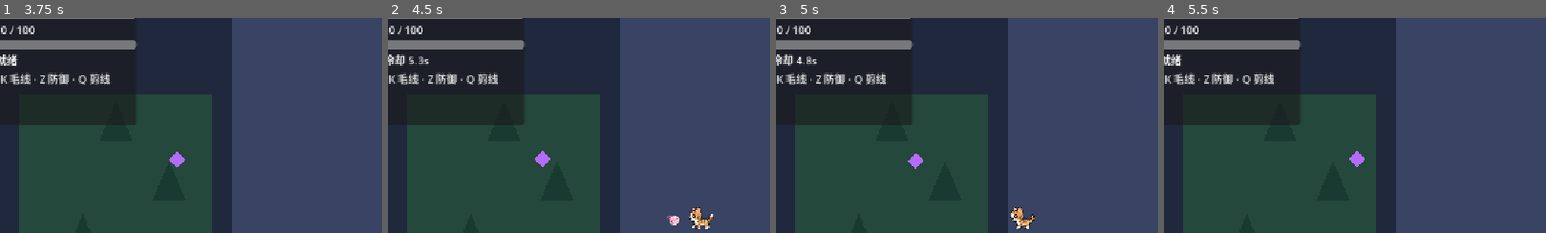
Above: before the commit, frames 1-4 (left to right).
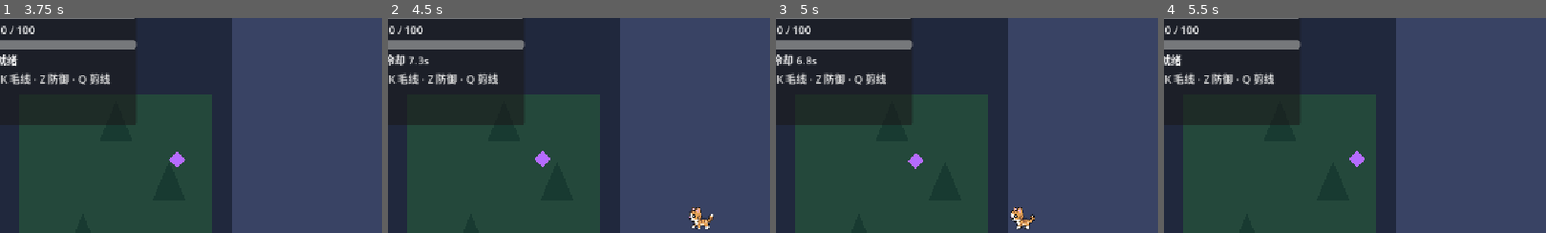
Above: after the commit, the same moments.

Repository: Kysuke727/pixelcat
Game: Godot game, scene res://scenes/combat_v3_test.tscn
The game is run twice, just before and just after one commit, with the same random seed, the same clock (stepped at 60 frames per second) and the same inputs. This scene is started directly instead of the project's main scene.
Inputs (mouse positions are % of the whole screen's width and height, from its top left):
- Up to frame 1 (3.75 s): tap Enter at 0.5 s; move the mouse to (72, 45) at 0.52 s; hold D (move_right) 0.53-1.28 s; hold Z (defend) 0.53-1.28 s; click (72, 45) at 0.67 s; move the mouse to (30, 55) at 1.27 s; hold S (move_down) 1.28-2.03 s; tap Shift (dodge) at 1.35 s; move the mouse to (60, 28) at 2.02 s; hold D (move_right) 2.03-2.78 s; tap E (interact) at 2.1 s; move the mouse to (45, 70) at 2.77 s; hold W (move_up) 2.78-3.53 s; tap J (melee_attack) at 2.85 s; click (45, 70) at 2.92 s; move the mouse to (80, 65) at 3.52 s; hold A (move_left) from 3.53 s (still down); tap K (ranged_attack) at 3.6 s
- Up to frame 2 (4.5 s): keep holding A (move_left); move the mouse to (20, 35) at 4.27 s; tap Q (yarn_cut) at 4.35 s
- Up to frame 3 (5 s): keep holding A (move_left)
- Up to frame 4 (5.5 s): move the mouse to (55, 50) at 5.02 s; release A (move_left) at 5.03 s; hold S (move_down) from 5.03 s (still down); tap N at 5.1 s; click (55, 50) at 5.17 s
The pictures show only the part of the screen within x 0-50%, y 10-60%; the shares and areas given below are measured in that part.

Frame 1 is identical in both runs. In frame 2, 0.1% of the frame differs, in the area x 5-77%, y 17-97%; in frame 3, less than 0.1%; in frame 4, nothing differs.

Commit message:
Implement V3.1 yarn system phase 03

Diff:
--- a/scripts/player_combat.gd
+++ b/scripts/player_combat.gd
@@ -25,25 +25,31 @@
 @export_category("Ranged")
 @export var projectile_scene: PackedScene
 @export var ranged_damage: int = 1
-@export var ranged_cooldown: float = 6.0
+@export var ranged_cooldown: float = 8.0
 @export var ranged_duration: float = 0.30
 @export var ranged_windup: float = 0.12
 @export var projectile_speed: float = 220.0
-@export var projectile_range: float = 220.0
+@export var projectile_range: float = 160.0
 @export var ranged_movement_multiplier: float = 0.8
 
 @export_category("Yarn Connection")
 @export var yarn_slow_multiplier: float = 0.5
 @export var yarn_slow_duration: float = 3.0
-@export var yarn_bind_duration: float = 2.0
+@export var yarn_bind_duration: float = 1.5
 @export var yarn_connection_duration: float = 10.0
-@export var yarn_maximum_length: float = 500.0
+@export var yarn_maximum_length: float = 0.0 # 0 = unlimited connection length
 @export var yarn_sample_distance: float = 6.0
-@export var yarn_closure_distance: float = 18.0
+@export_range(180.0, 360.0) var yarn_required_loop_angle_degrees: float = 270.0
+@export var yarn_minimum_loop_radius: float = 24.0
 @export var yarn_minimum_loop_perimeter: float = 120.0
 @export var yarn_minimum_loop_area: float = 450.0
 @export var yarn_maximum_samples: int = 384
 @export var yarn_cut_cooldown_reduction: float = 1.5
+@export_category("Yarn Skill Interface — Stage 04 can set these bonuses")
+@export_range(0.0, 0.3, 0.01) var yarn_skill_slow_reduction_bonus: float = 0.0
+@export_range(0.0, 5.0, 0.1) var yarn_skill_connection_duration_bonus: float = 0.0
+@export_range(0.0, 1.0, 0.05) var yarn_skill_bind_duration_bonus: float = 0.0
+@export_range(0.0, 30.0, 1.0) var yarn_skill_loop_angle_reduction: float = 0.0
 
 var action_state: int = ActionState.IDLE
 var action_time: float = 0.0
@@ -297,14 +303,16 @@
 	):
 		return false
 	var connection = YARN_CONNECTION_SCENE.instantiate()
+	var slow_reduction := clampf(1.0 - yarn_slow_multiplier + yarn_skill_slow_reduction_bonus, 0.0, 0.8)
 	connection.configure(player, target, self, {
-		"slow_multiplier": yarn_slow_multiplier,
+		"slow_multiplier": 1.0 - slow_reduction,
 		"slow_duration": yarn_slow_duration,
-		"bind_duration": yarn_bind_duration,
-		"maximum_duration": yarn_connection_duration,
+		"bind_duration": minf(yarn_bind_duration + yarn_skill_bind_duration_bonus, 2.5),
+		"maximum_duration": minf(yarn_connection_duration + yarn_skill_connection_duration_bonus, 15.0),
 		"maximum_length": yarn_maximum_length,
 		"sample_distance": yarn_sample_distance,
-		"closure_distance": yarn_closure_distance,
+		"required_loop_angle_degrees": maxf(yarn_required_loop_angle_degrees - yarn_skill_loop_angle_reduction, 240.0),
+		"minimum_loop_radius": yarn_minimum_loop_radius,
 		"minimum_loop_perimeter": yarn_minimum_loop_perimeter,
 		"minimum_loop_area": yarn_minimum_loop_area,
 		"maximum_samples": yarn_maximum_samples,
--- a/scripts/yarn_connection.gd
+++ b/scripts/yarn_connection.gd
@@ -3,11 +3,12 @@
 
 @export var slow_multiplier: float = 0.5
 @export var slow_duration: float = 3.0
-@export var bind_duration: float = 2.0
+@export var bind_duration: float = 1.5
 @export var maximum_duration: float = 10.0
-@export var maximum_length: float = 500.0
+@export var maximum_length: float = 0.0 # 0 = no connection-length limit
 @export var sample_distance: float = 6.0
-@export var closure_distance: float = 18.0
+@export_range(180.0, 360.0) var required_loop_angle_degrees: float = 270.0
+@export var minimum_loop_radius: float = 24.0
 @export var minimum_loop_perimeter: float = 120.0
 @export var minimum_loop_area: float = 450.0
 @export var maximum_samples: int = 384
@@ -19,6 +20,7 @@
 var lifetime_left: float
 var trail_points: Array[Vector2] = []
 var trail_length: float = 0.0
+var accumulated_loop_angle: float = 0.0
 var loop_bound: bool = false
 var cut_reward_claimed: bool = false
 var finished: bool = false
@@ -61,7 +63,7 @@
 		_finish()
 		return
 	lifetime_left = maxf(lifetime_left - delta, 0.0)
-	if lifetime_left <= 0.0 or player.global_position.distance_to(target.global_position) > maximum_length:
+	if lifetime_left <= 0.0 or (maximum_length > 0.0 and player.global_position.distance_to(target.global_position) > maximum_length):
 		_finish()
 		return
 	if not _has_clear_line_of_sight():
@@ -83,6 +85,10 @@
 		return
 	trail_length += segment_length
 	trail_points.append(current)
+	var previous_offset := previous - target.global_position
+	var current_offset := current - target.global_position
+	if previous_offset.length() >= minimum_loop_radius and current_offset.length() >= minimum_loop_radius:
+		accumulated_loop_angle += rad_to_deg(previous_offset.angle_to(current_offset))
 	_simplify_last_points()
 	while trail_points.size() > maxi(maximum_samples, 3):
 		trail_points.remove_at(1)
@@ -109,8 +115,7 @@
 func _try_close_loop() -> void:
 	if loop_bound or trail_points.size() < 4 or trail_length < minimum_loop_perimeter:
 		return
-	var current := player.global_position
-	if current.distance_to(trail_points.front()) > closure_distance:
+	if absf(accumulated_loop_angle) < required_loop_angle_degrees:
 		return
 	var polygon := PackedVector2Array(trail_points)
 	if absf(_signed_polygon_area(polygon)) < minimum_loop_area:
@@ -118,8 +123,11 @@
 	if not Geometry2D.is_point_in_polygon(target.global_position, polygon):
 		return
 	loop_bound = true
-	if target.has_method("apply_yarn_bind"):
-		target.apply_yarn_bind(bind_duration)
+	for enemy in get_tree().get_nodes_in_group("enemies"):
+		if not is_instance_valid(enemy) or not enemy.has_method("apply_yarn_bind"):
+			continue
+		if Geometry2D.is_point_in_polygon(enemy.global_position, polygon):
+			enemy.apply_yarn_bind(bind_duration)
 
 
 func _signed_polygon_area(polygon: PackedVector2Array) -> float:
--- a/tests/combat_v3_phase_c.gd
+++ b/tests/combat_v3_phase_c.gd
@@ -18,7 +18,8 @@
 	player.set_process(false)
 	player.global_position = Vector2(100.0, 300.0)
 	combat.set_process(false)
-	combat.ranged_cooldown = 6.0
+	combat.ranged_cooldown = 8.0
+	_check(is_equal_approx(combat.projectile_range, 160.0), "yarn projectile uses its 160-pixel launch range")
 	combat.facing = Vector2.RIGHT
 	for existing_enemy in get_nodes_in_group("enemies"):
 		existing_enemy.set_physics_process(false)
@@ -26,7 +27,7 @@
 
 	var target_a := _spawn_slime(night_scene, Vector2(190.0, 300.0))
 	combat._spawn_projectile()
-	_check(is_equal_approx(combat.ranged_cooldown_left, 6.0), "yarn cooldown starts when the projectile launches")
+	_check(is_equal_approx(combat.ranged_cooldown_left, 8.0), "yarn cooldown starts at the configured 8 seconds when launched")
 	_check(combat.yarn_projectile_in_flight, "firing marks one projectile in flight")
 	for _frame in range(40):
 		if not combat.yarn_projectile_in_flight:
@@ -53,8 +54,20 @@
 	player.global_position = Vector2(100.0, 300.0)
 
 	var target_b := _spawn_slime(night_scene, Vector2(260.0, 300.0))
+	combat.yarn_skill_slow_reduction_bonus = 0.3
+	combat.yarn_skill_connection_duration_bonus = 5.0
+	combat.yarn_skill_bind_duration_bonus = 1.0
+	combat.yarn_skill_loop_angle_reduction = 30.0
 	_check(combat.on_yarn_hit(target_b), "a second successful hit can establish another connection")
 	var connection_b: Node2D = combat.active_yarn_connections[1]
+	_check(is_equal_approx(connection_b.slow_multiplier, 0.2), "skill interface caps slow at 80 percent")
+	_check(is_equal_approx(connection_b.maximum_duration, 15.0), "skill interface caps connection duration at 15 seconds")
+	_check(is_equal_approx(connection_b.bind_duration, 2.5), "skill interface caps bind at 2.5 seconds")
+	_check(is_equal_approx(connection_b.required_loop_angle_degrees, 240.0), "skill interface lowers the loop requirement to 240 degrees")
+	combat.yarn_skill_slow_reduction_bonus = 0.0
+	combat.yarn_skill_connection_duration_bonus = 0.0
+	combat.yarn_skill_bind_duration_bonus = 0.0
+	combat.yarn_skill_loop_angle_reduction = 0.0
 	target_a.apply_yarn_bind(2.0)
 	combat.ranged_cooldown_left = 4.0
 	combat._cut_all_yarn_connections()
@@ -66,14 +79,19 @@
 	_check(is_equal_approx(combat.ranged_cooldown_left, 1.0), "duplicate cut cannot reduce cooldown again")
 
 	var loop_target := _spawn_slime(night_scene, Vector2(500.0, 350.0))
+	var group_target := _spawn_slime(night_scene, loop_target.global_position + Vector2(0.0, 12.0))
 	player.global_position = loop_target.global_position + Vector2(60.0, 0.0)
 	var loop_connection := _create_connection(combat, player, loop_target)
 	for index in range(1, 25):
 		var angle := TAU * float(index) / 24.0
 		player.global_position = loop_target.global_position + Vector2.from_angle(angle) * 60.0
 		loop_connection._process(1.0 / 60.0)
+		if index == 16:
+			_check(not loop_connection.loop_bound, "240 degrees does not meet the base 270-degree loop requirement")
+		if index == 18:
+			_check(loop_connection.loop_bound, "270 degrees of actual movement closes the loop")
 	_check(loop_connection.loop_bound, "closed polygon around the target is recognized")
-	_check(loop_target.bind_time_left >= combat.yarn_bind_duration, "valid loop binds the slime for 2 seconds")
+	_check(loop_target.bind_time_left >= combat.yarn_bind_duration, "valid loop applies the configured 1.5 second bind")
 	_check(loop_connection.trail_points.size() <= loop_connection.maximum_samples, "trail sample storage stays bounded")
 	loop_target.apply_yarn_slow(3.0, 0.5)
 	loop_connection.cut_by_player()
@@ -83,6 +101,7 @@
 	loop_target._physics_process(0.06)
 	_check(is_equal_approx(loop_target.slow_multiplier, 1.0), "slow effect restores normal speed after its timer")
 
+	_check(group_target.bind_time_left >= combat.yarn_bind_duration, "loop binds every eligible enemy inside its closed region")
 	var outside_target := _spawn_slime(night_scene, Vector2(250.0, 350.0))
 	var outside_center := Vector2(250.0, 500.0)
 	player.global_position = outside_center + Vector2(60.0, 0.0)
@@ -104,7 +123,13 @@
 	long_connection.maximum_length = 100.0
 	player.global_position += Vector2(200.0, 0.0)
 	long_connection._process(0.1)
-	_check(long_connection.finished, "connection safely breaks when yarn length is exceeded")
+	_check(long_connection.finished, "an explicitly configured length limit can still end a connection")
+	outside_target.global_position = Vector2(1400.0, 700.0)
+	player.global_position = outside_target.global_position + Vector2(600.0, 0.0)
+	var unlimited_connection := _create_connection(combat, player, outside_target)
+	unlimited_connection._process(0.1)
+	_check(not unlimited_connection.finished, "default yarn connection has no distance limit")
+	unlimited_connection.finish_naturally()
 
 	var blocked_target := _spawn_slime(night_scene, Vector2(600.0, 400.0))
 	var wall := StaticBody2D.new()
@@ -144,7 +169,7 @@
 	current_scene = night_scene
 	replacement_scene.queue_free()
 
-	for slime in [target_a, target_b, loop_target, outside_target, blocked_target, dead_target, transition_target]:
+	for slime in [target_a, target_b, loop_target, group_target, outside_target, blocked_target, dead_target, transition_target]:
 		if is_instance_valid(slime):
 			slime.queue_free()
 	if is_instance_valid(night_scene):
